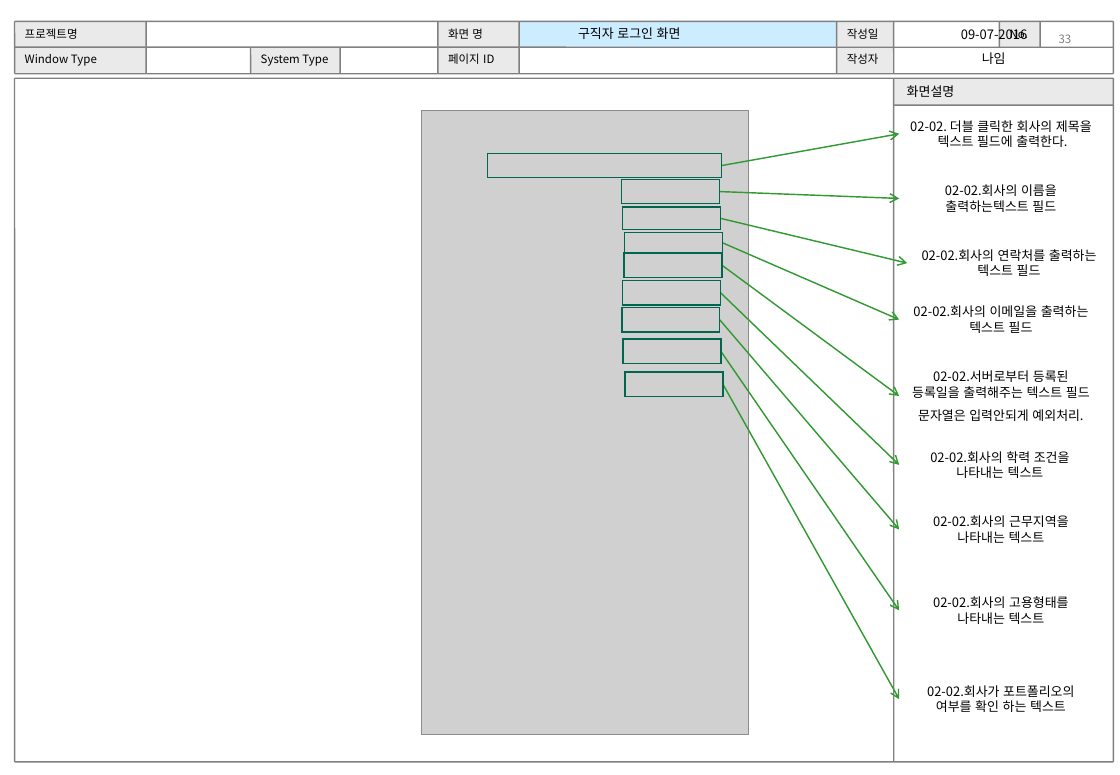
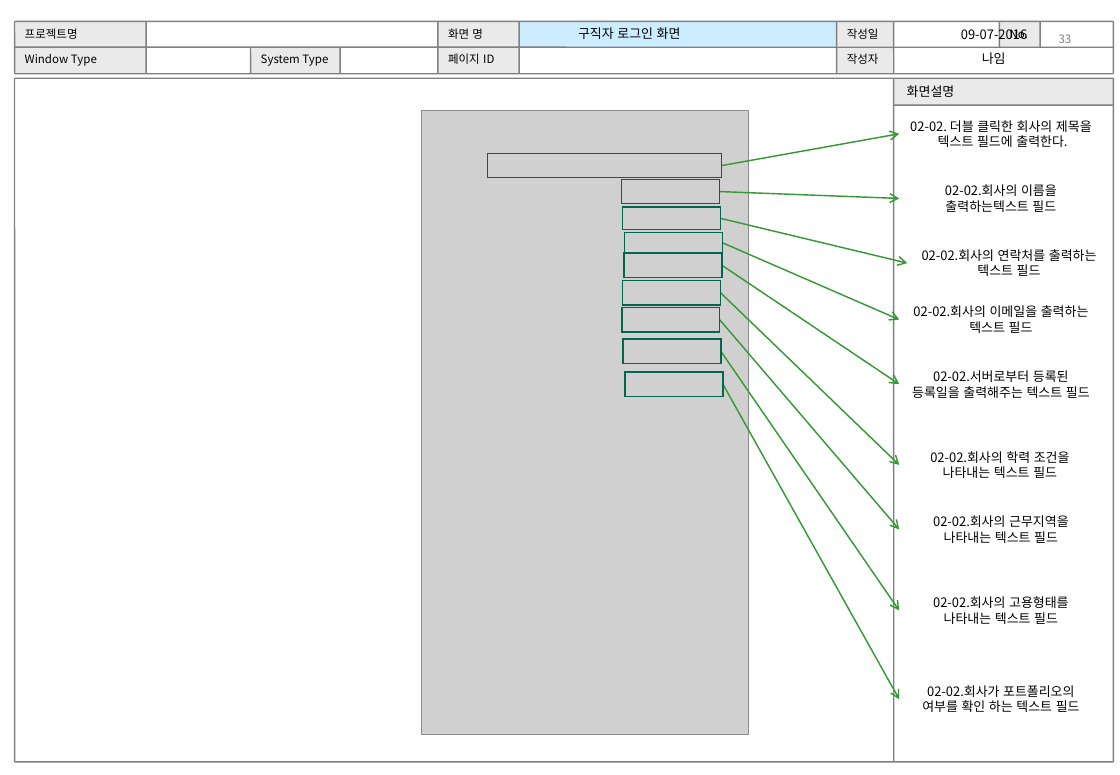
Before and after one commit to WABA82/1949, a slide deck: slide 33 of 02.설계/UI 설계서(초안)_.ppt. Drawn at 1120x775 pixels with LibreOffice and Linux fonts; fonts in the diff are those of the drawing; grey boxes stand for pictures. Boxes give left, top, right and bottom in pixels: in the first picture for what was removed or moved away, otherwise in the second. Text is boxed around its words. In the diff, an @@ line names an element or a change of style, - is before the commit and + after.

```diff
--- a/02.설계/UI 설계서(초안)_.ppt
+++ b/02.설계/UI 설계서(초안)_.ppt
@@ arrow moved from (721, 266) - (899, 396) to (721, 266) - (899, 384) @@
@@ text at (x1=918, y1=409, x2=1083, y2=421): paragraph removed @@
-문자열은 입력안되게 예외처리.
@@ text at (x1=930, y1=451, x2=1070, y2=478): text changed @@
-02-02.회사의 학력 조건을 나타내는 텍스트
+02-02.회사의 학력 조건을 나타내는 텍스트 필드
@@ text at (x1=933, y1=515, x2=1069, y2=543): text changed @@
-02-02.회사의 근무지역을 나타내는 텍스트
+02-02.회사의 근무지역을 나타내는 텍스트 필드
@@ text at (x1=933, y1=596, x2=1068, y2=624): text changed @@
-02-02.회사의 고용형태를 나타내는 텍스트
+02-02.회사의 고용형태를 나타내는 텍스트 필드
@@ text at (x1=922, y1=685, x2=1080, y2=712): text changed @@
-02-02.회사가 포트폴리오의 여부를 확인 하는 텍스트
+02-02.회사가 포트폴리오의 여부를 확인 하는 텍스트 필드
```
Also in this commit, not shown: 22 other slides changed.
